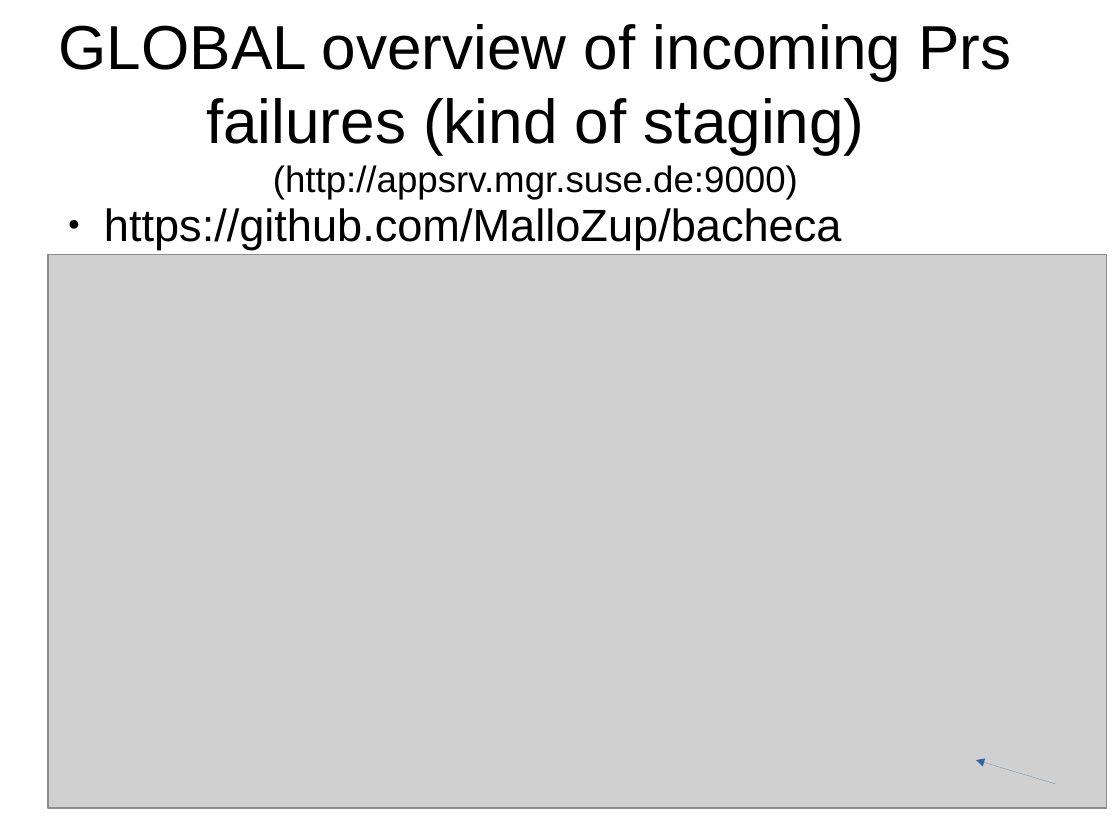
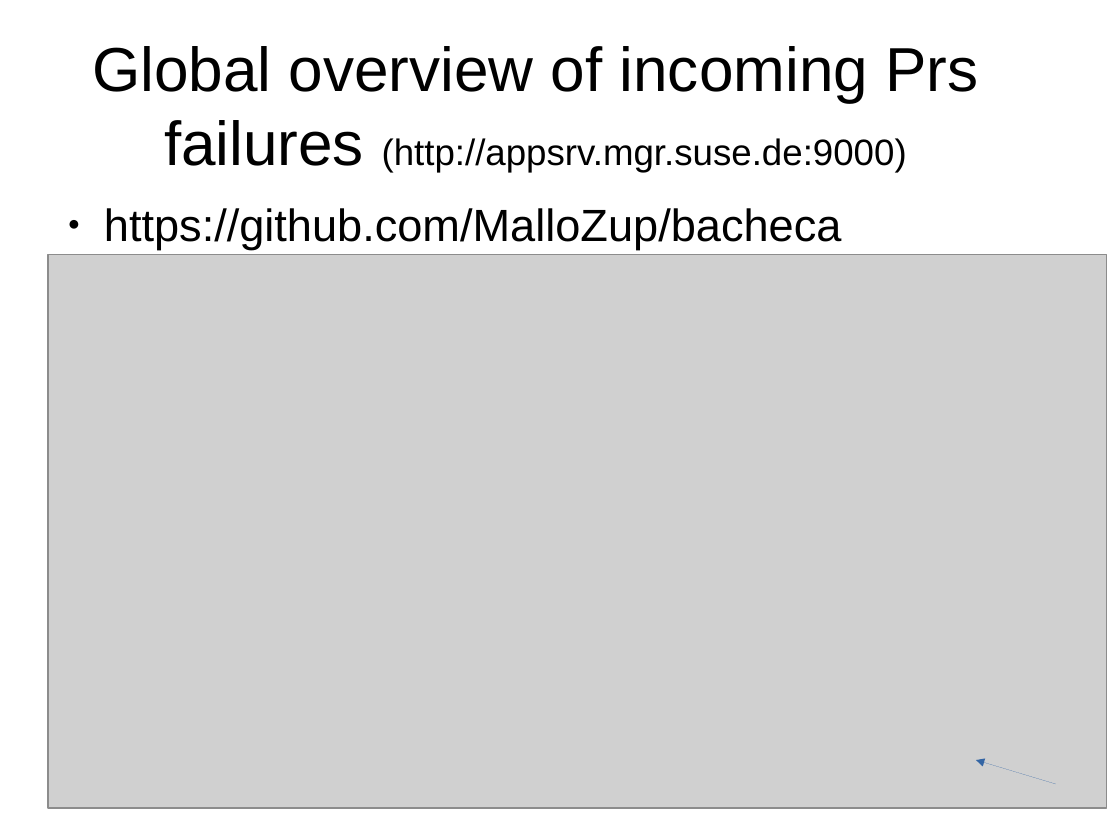
Before and after one commit to MalloZup/presentations, a slide deck: slide 8 of 2018/cucumber-prs/cucumber_onprs.odp. Drawn at 1120x840 pixels with LibreOffice and Linux fonts; fonts in the diff are those of the drawing; grey boxes stand for pictures. Boxes give left, top, right and bottom in pixels: in the first picture for what was removed or moved away, otherwise in the second. Text is boxed around its words. In the diff, an @@ line names an element or a change of style, - is before the commit and + after.

```diff
--- a/2018/cucumber-prs/cucumber_onprs.odp
+++ b/2018/cucumber-prs/cucumber_onprs.odp
@@ title at bbox=[92, 46, 978, 172]: text changed @@
-GLOBAL overview of incoming Prs failures (kind of staging)
-(http://appsrv.mgr.suse.de:9000)
+Global overview of incoming Prs failures (http://appsrv.mgr.suse.de:9000)
```
Also in this commit, not shown: 2 other slides changed, 6 slides added, 1 slide removed.
